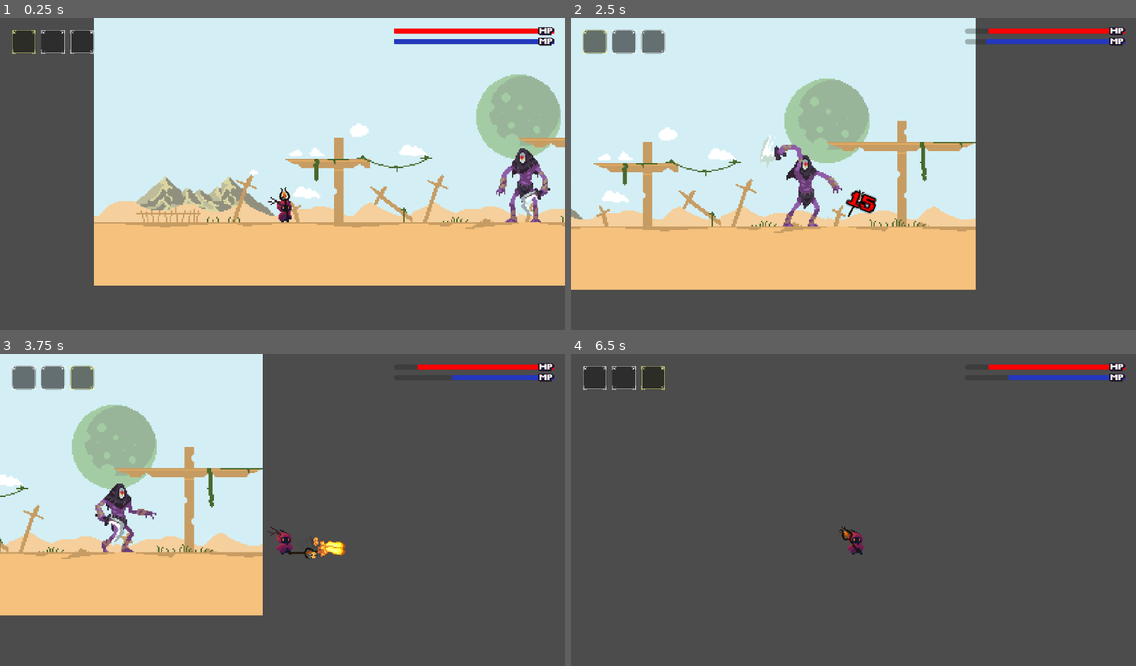
Above: before the commit, frames 1-4 (two rows, left to right).
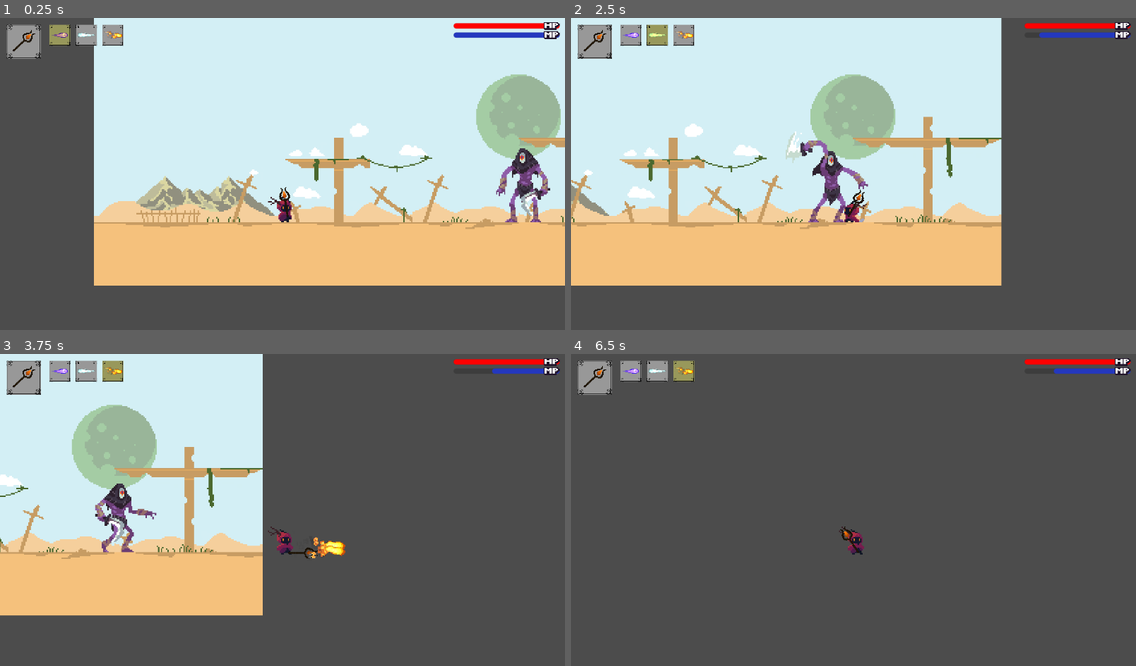
Above: after the commit, the same moments.

Repository: Peeqoo/noita-clone
Game: Godot game, scene res://project/scenes/levels_tscn/main.tscn
The game is run twice, just before and just after one commit, with the same random seed, the same clock (stepped at 60 frames per second) and the same inputs. The project has no main scene, so this scene is started directly.
Inputs (mouse positions are in pixels of both pictures, inside the frame that each line leads up to):
- Up to frame 1 (0.25 s): no input
- Up to frame 2 (2.5 s): move the mouse to (977, 161) at 0.52 s; press the mouse at (977, 161) at 0.53 s; hold D (move_right) 0.53-2.03 s; tap Space (jump) at 0.77, 1.52 s; move the mouse to (740, 192) at 1.27 s; release the mouse at (740, 192) at 1.28 s; tap 1 (spell_1) at 1.35 s; move the mouse to (910, 105) at 2.02 s; hold A (move_left) from 2.03 s (still down); tap 2 (spell_2) at 2.1 s
- Up to frame 3 (3.75 s): move the mouse to (254, 575) at 2.77 s; release A (move_left) at 2.78 s; hold D (move_right) from 2.78 s (still down); tap 3 (spell_3) at 2.85 s; tap Space (jump) at 3.02 s; move the mouse to (452, 559) at 3.52 s; press the mouse at (452, 559) at 3.53 s
- Up to frame 4 (6.5 s): tap Space (jump) at 3.77, 4.52, 5.75, 6.02 s; move the mouse to (684, 463) at 4.27 s; release D (move_right) at 4.28 s; release the mouse at (684, 463) at 4.28 s; hold A (move_left) 4.28-5.03 s; tap 1 (spell_1) at 4.35 s; tap Enter at 5 s; move the mouse to (881, 513) at 5.02 s; hold D (move_right) 5.03-5.78 s; tap 2 (spell_2) at 5.1 s; move the mouse to (768, 432) at 5.77 s; hold A (move_left) from 5.78 s (still down); tap 3 (spell_3) at 5.85 s

The runs differ from the first frame. In frame 1, 3.3% of the frame differs, in the area x 1-100%, y 1-14%; in frame 2, 20%, in the area x 0-100%, y 0-88%; in frame 3, 3.0%; in frame 4, 3.0%.

Commit message:
ui complete

Diff:
--- a/project/scenes/hud_tscn/hud.tscn
+++ b/project/scenes/hud_tscn/hud.tscn
@@ -3,9 +3,18 @@
 [ext_resource type="Texture2D" uid="uid://cpt5l0yjpdsco" path="res://assets/hud/Heart&ManaUi.png" id="1_ab1kr"]
 [ext_resource type="Script" uid="uid://b6p7641m7a5yi" path="res://project/scripts/hud_gd/hud.gd" id="1_deivv"]
 [ext_resource type="Texture2D" uid="uid://c1kv8kdxtu6bm" path="res://assets/hud/Pxiel Art UI borders.png" id="1_t4pug"]
+[ext_resource type="Texture2D" uid="uid://bw1nioh4npw08" path="res://assets/resources/spell/magic_bolt/Moving.png" id="4_tc01e"]
+[ext_resource type="Texture2D" uid="uid://dfol3c36go1jd" path="res://assets/resources/wand/wand_3.png" id="4_xys8i"]
+[ext_resource type="Texture2D" uid="uid://d28klyutarmcq" path="res://assets/resources/spell/sniper_needle/IcePick_64x64.png" id="5_27w54"]
+[ext_resource type="Texture2D" uid="uid://barjkak3rciah" path="res://assets/resources/spell/triple_shot/FireBall_64x64.png" id="6_vudmy"]
 
 [sub_resource type="StyleBoxFlat" id="StyleBoxFlat_ab1kr"]
 bg_color = Color(1, 0, 0, 1)
+corner_radius_top_left = 2
+corner_radius_top_right = 2
+corner_radius_bottom_right = 2
+corner_radius_bottom_left = 2
+corner_detail = 3
 
 [sub_resource type="AtlasTexture" id="AtlasTexture_tc01e"]
 atlas = ExtResource("1_ab1kr")
@@ -13,22 +22,54 @@
 
 [sub_resource type="StyleBoxFlat" id="StyleBoxFlat_deivv"]
 bg_color = Color(0.14509805, 0.22352941, 0.7490196, 1)
+corner_radius_top_left = 2
+corner_radius_top_right = 2
+corner_radius_bottom_right = 2
+corner_radius_bottom_left = 2
+corner_detail = 3
 
 [sub_resource type="AtlasTexture" id="AtlasTexture_xys8i"]
 atlas = ExtResource("1_ab1kr")
 region = Rect2(2, 26, 16, 10)
 
+[sub_resource type="StyleBoxFlat" id="StyleBoxFlat_vudmy"]
+
 [sub_resource type="AtlasTexture" id="AtlasTexture_ab1kr"]
 atlas = ExtResource("1_t4pug")
 region = Rect2(17, 17, 94, 94)
 
+[sub_resource type="AtlasTexture" id="AtlasTexture_1a2hc"]
+atlas = ExtResource("4_tc01e")
+region = Rect2(61, 20, 26, 11)
+
+[sub_resource type="StyleBoxFlat" id="StyleBoxFlat_1a2hc"]
+
 [sub_resource type="AtlasTexture" id="AtlasTexture_t4pug"]
 atlas = ExtResource("1_t4pug")
 region = Rect2(17, 17, 94, 94)
 
+[sub_resource type="AtlasTexture" id="AtlasTexture_pb5qo"]
+atlas = ExtResource("5_27w54")
+region = Rect2(906, 27, 54, 11)
+
+[sub_resource type="StyleBoxFlat" id="StyleBoxFlat_pb5qo"]
+
 [sub_resource type="AtlasTexture" id="AtlasTexture_deivv"]
 atlas = ExtResource("1_t4pug")
 region = Rect2(17, 17, 94, 94)
+
+[sub_resource type="AtlasTexture" id="AtlasTexture_eow6q"]
+atlas = ExtResource("6_vudmy")
+region = Rect2(1418, 23, 40, 17)
+
+[sub_resource type="StyleBoxFlat" id="StyleBoxFlat_eow6q"]
+
+[sub_resource type="AtlasTexture" id="AtlasTexture_27w54"]
+atlas = ExtResource("1_t4pug")
+region = Rect2(17, 17, 94, 94)
+
+[sub_resource type="AtlasTexture" id="AtlasTexture_vudmy"]
+atlas = ExtResource("4_xys8i")
 
 [node name="HUD" type="CanvasLayer" unique_id=1355603922 groups=["hud"]]
 script = ExtResource("1_deivv")
@@ -46,14 +87,15 @@
 anchors_preset = 1
 anchor_left = 1.0
 anchor_right = 1.0
-offset_left = -129.0
-offset_bottom = 66.0
-grow_horizontal = 0
-theme_override_constants/margin_top = 8
-theme_override_constants/margin_right = 8
+offset_left = -84.0
+offset_bottom = 16.0
+grow_horizontal = 0
+theme_override_constants/margin_top = 4
+theme_override_constants/margin_right = 4
 
 [node name="VBoxContainer" type="VBoxContainer" parent="Control/MarginContainer" unique_id=1914957964]
 layout_mode = 2
+theme_override_constants/separation = 3
 
 [node name="HealthBar" type="ProgressBar" parent="Control/MarginContainer/VBoxContainer" unique_id=1942948602]
 layout_mode = 2
@@ -62,7 +104,7 @@
 fill_mode = 1
 show_percentage = false
 
-[node name="TextureRect" type="TextureRect" parent="Control/MarginContainer/VBoxContainer/HealthBar" unique_id=836124432]
+[node name="Icon" type="TextureRect" parent="Control/MarginContainer/VBoxContainer/HealthBar" unique_id=836124432]
 layout_mode = 1
 anchors_preset = 6
 anchor_left = 1.0
@@ -84,7 +126,7 @@
 fill_mode = 1
 show_percentage = false
 
-[node name="TextureRect2" type="TextureRect" parent="Control/MarginContainer/VBoxContainer/ManaBar" unique_id=2067658252]
+[node name="Icon" type="TextureRect" parent="Control/MarginContainer/VBoxContainer/ManaBar" unique_id=2067658252]
 layout_mode = 1
 anchors_preset = 6
 anchor_left = 1.0
@@ -111,43 +153,118 @@
 layout_mode = 1
 offset_left = 1.0
 offset_top = 1.0
-offset_right = 71.0
-offset_bottom = 27.0
-theme_override_constants/margin_left = 8
-theme_override_constants/margin_top = 8
-
-[node name="HBoxContainer" type="HBoxContainer" parent="Control/SpellBar/MarginContainer" unique_id=677627545]
-layout_mode = 2
-
-[node name="SpellSlot1" type="Panel" parent="Control/SpellBar/MarginContainer/HBoxContainer" unique_id=276876875]
-custom_minimum_size = Vector2(18, 0)
-layout_mode = 2
-
-[node name="TextureRect" type="TextureRect" parent="Control/SpellBar/MarginContainer/HBoxContainer/SpellSlot1" unique_id=226617829]
-layout_mode = 1
-offset_right = 18.0
-offset_bottom = 18.0
+offset_right = 93.0
+offset_bottom = 31.0
+theme_override_constants/margin_left = 4
+theme_override_constants/margin_top = 4
+
+[node name="HBoxSpell" type="HBoxContainer" parent="Control/SpellBar/MarginContainer" unique_id=677627545]
+layout_mode = 2
+size_flags_horizontal = 8
+size_flags_vertical = 0
+theme_override_constants/separation = 4
+
+[node name="SpellSlot1" type="Panel" parent="Control/SpellBar/MarginContainer/HBoxSpell" unique_id=276876875]
+custom_minimum_size = Vector2(16, 16)
+layout_mode = 2
+theme_override_styles/panel = SubResource("StyleBoxFlat_vudmy")
+
+[node name="Frame" type="TextureRect" parent="Control/SpellBar/MarginContainer/HBoxSpell/SpellSlot1" unique_id=226617829]
+modulate = Color(0, 0, 0, 1)
+layout_mode = 1
+offset_right = 16.0
+offset_bottom = 16.0
 texture = SubResource("AtlasTexture_ab1kr")
 expand_mode = 1
 
-[node name="SpellSlot2" type="Panel" parent="Control/SpellBar/MarginContainer/HBoxContainer" unique_id=526296222]
-custom_minimum_size = Vector2(18, 0)
-layout_mode = 2
-
-[node name="TextureRect" type="TextureRect" parent="Control/SpellBar/MarginContainer/HBoxContainer/SpellSlot2" unique_id=1444506741]
-layout_mode = 1
-offset_right = 18.0
-offset_bottom = 18.0
+[node name="Icon" type="TextureRect" parent="Control/SpellBar/MarginContainer/HBoxSpell/SpellSlot1" unique_id=1856669936]
+layout_mode = 1
+anchors_preset = 5
+anchor_left = 0.5
+anchor_right = 0.5
+offset_left = -6.0
+offset_top = 6.0
+offset_right = 6.0
+offset_bottom = 10.0
+grow_horizontal = 2
+texture = SubResource("AtlasTexture_1a2hc")
+expand_mode = 1
+
+[node name="SpellSlot2" type="Panel" parent="Control/SpellBar/MarginContainer/HBoxSpell" unique_id=526296222]
+custom_minimum_size = Vector2(16, 16)
+layout_mode = 2
+theme_override_styles/panel = SubResource("StyleBoxFlat_1a2hc")
+
+[node name="Frame" type="TextureRect" parent="Control/SpellBar/MarginContainer/HBoxSpell/SpellSlot2" unique_id=1444506741]
+modulate = Color(0, 0, 0, 1)
+layout_mode = 1
+offset_right = 16.0
+offset_bottom = 16.0
 texture = SubResource("AtlasTexture_t4pug")
 expand_mode = 1
 
-[node name="SpellSlot3" type="Panel" parent="Control/SpellBar/MarginContainer/HBoxContainer" unique_id=1210495912]
-custom_minimum_size = Vector2(18, 0)
-layout_mode = 2
-
-[node name="TextureRect" type="TextureRect" parent="Control/SpellBar/MarginContainer/HBoxContainer/SpellSlot3" unique_id=351397246]
+[node name="Icon" type="TextureRect" parent="Control/SpellBar/MarginContainer/HBoxSpell/SpellSlot2" unique_id=614001299]
 layout_mode = 0
-offset_right = 18.0
-offset_bottom = 18.0
+offset_left = 1.0
+offset_top = 6.0
+offset_right = 14.999999
+offset_bottom = 10.0
+texture = SubResource("AtlasTexture_pb5qo")
+expand_mode = 1
+
+[node name="SpellSlot3" type="Panel" parent="Control/SpellBar/MarginContainer/HBoxSpell" unique_id=1210495912]
+custom_minimum_size = Vector2(16, 16)
+layout_mode = 2
+theme_override_styles/panel = SubResource("StyleBoxFlat_pb5qo")
+
+[node name="Frame" type="TextureRect" parent="Control/SpellBar/MarginContainer/HBoxSpell/SpellSlot3" unique_id=351397246]
+modulate = Color(0, 0, 0, 1)
+layout_mode = 0
+offset_right = 16.0
+offset_bottom = 16.0
 texture = SubResource("AtlasTexture_deivv")
 expand_mode = 1
+
+[node name="Icon" type="TextureRect" parent="Control/SpellBar/MarginContainer/HBoxSpell/SpellSlot3" unique_id=2028224694]
+layout_mode = 1
+anchors_preset = 5
+anchor_left = 0.5
+anchor_right = 0.5
+offset_left = -7.0
+offset_top = 5.0
+offset_right = 6.999999
+offset_bottom = 11.0
+grow_horizontal = 2
+texture = SubResource("AtlasTexture_eow6q")
+expand_mode = 1
+
+[node name="HBoxWand" type="HBoxContainer" parent="Control/SpellBar/MarginContainer" unique_id=816093910]
+layout_mode = 2
+size_flags_horizontal = 0
+size_flags_vertical = 0
+
+[node name="WandSlot" type="Panel" parent="Control/SpellBar/MarginContainer/HBoxWand" unique_id=1839429529]
+custom_minimum_size = Vector2(26, 26)
+layout_mode = 2
+theme_override_styles/panel = SubResource("StyleBoxFlat_eow6q")
+
+[node name="Frame" type="TextureRect" parent="Control/SpellBar/MarginContainer/HBoxWand/WandSlot" unique_id=1909204640]
+modulate = Color(0, 0, 0, 1)
+layout_mode = 0
+offset_right = 26.0
+offset_bottom = 26.0
+texture = SubResource("AtlasTexture_27w54")
+expand_mode = 1
+
+[node name="Icon" type="TextureRect" parent="Control/SpellBar/MarginContainer/HBoxWand/WandSlot" unique_id=1836535824]
+layout_mode = 1
+anchors_preset = 1
+anchor_left = 1.0
+anchor_right = 1.0
+offset_left = -22.0
+offset_top = 1.0
+offset_right = -1.0
+offset_bottom = 21.0
+grow_horizontal = 0
+texture = SubResource("AtlasTexture_vudmy")
+expand_mode = 1
--- a/project/scripts/enemies_gd/enemy_humanoid.gd
+++ b/project/scripts/enemies_gd/enemy_humanoid.gd
@@ -169,7 +169,7 @@
 		disable_attack_hitbox()
 		return
 
-	if animated_sprite.frame >= 2 and animated_sprite.frame <= 3:
+	if animated_sprite.frame >= 4 and animated_sprite.frame <= 5:
 		enable_attack_hitbox()
 	else:
 		disable_attack_hitbox()
--- a/project/scripts/hud_gd/hud.gd
+++ b/project/scripts/hud_gd/hud.gd
@@ -3,9 +3,9 @@
 @onready var health_bar = $Control/MarginContainer/VBoxContainer/HealthBar
 @onready var mana_bar = $Control/MarginContainer/VBoxContainer/ManaBar
 
-@onready var spell_slot_1 = $Control/SpellBar/MarginContainer/HBoxContainer/SpellSlot1
-@onready var spell_slot_2 = $Control/SpellBar/MarginContainer/HBoxContainer/SpellSlot2
-@onready var spell_slot_3 = $Control/SpellBar/MarginContainer/HBoxContainer/SpellSlot3
+@onready var spell_slot_1 = $Control/SpellBar/MarginContainer/HBoxSpell/SpellSlot1
+@onready var spell_slot_2 = $Control/SpellBar/MarginContainer/HBoxSpell/SpellSlot2
+@onready var spell_slot_3 = $Control/SpellBar/MarginContainer/HBoxSpell/SpellSlot3
 
 func _ready() -> void:
 	update_spell_selection(0)
